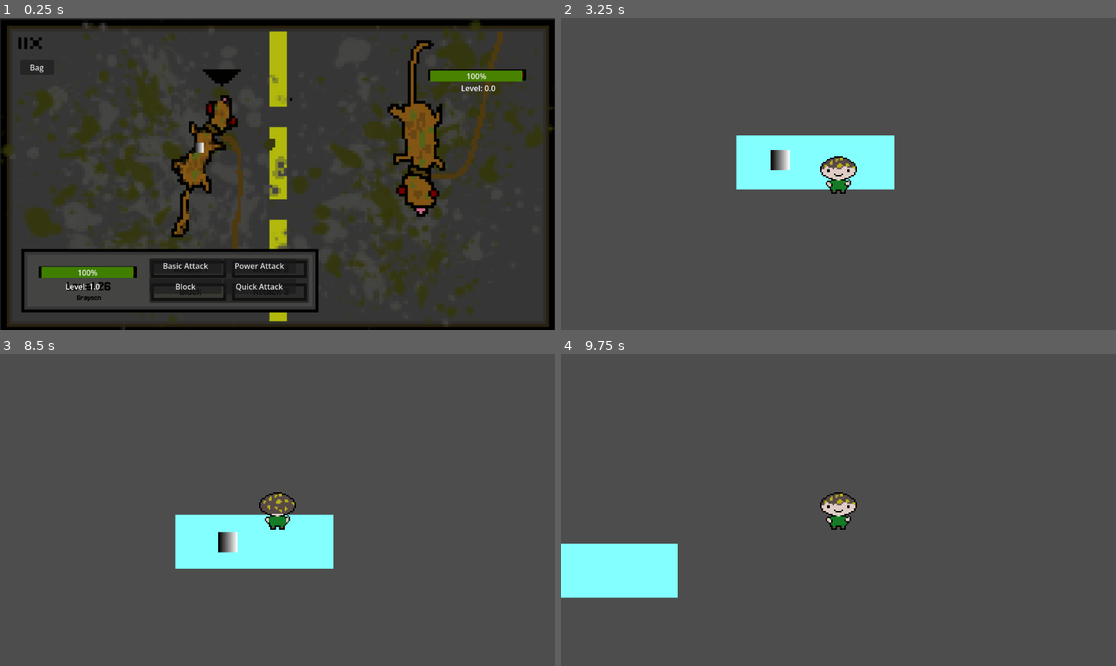
Above: before the commit, frames 1-4 (two rows, left to right).
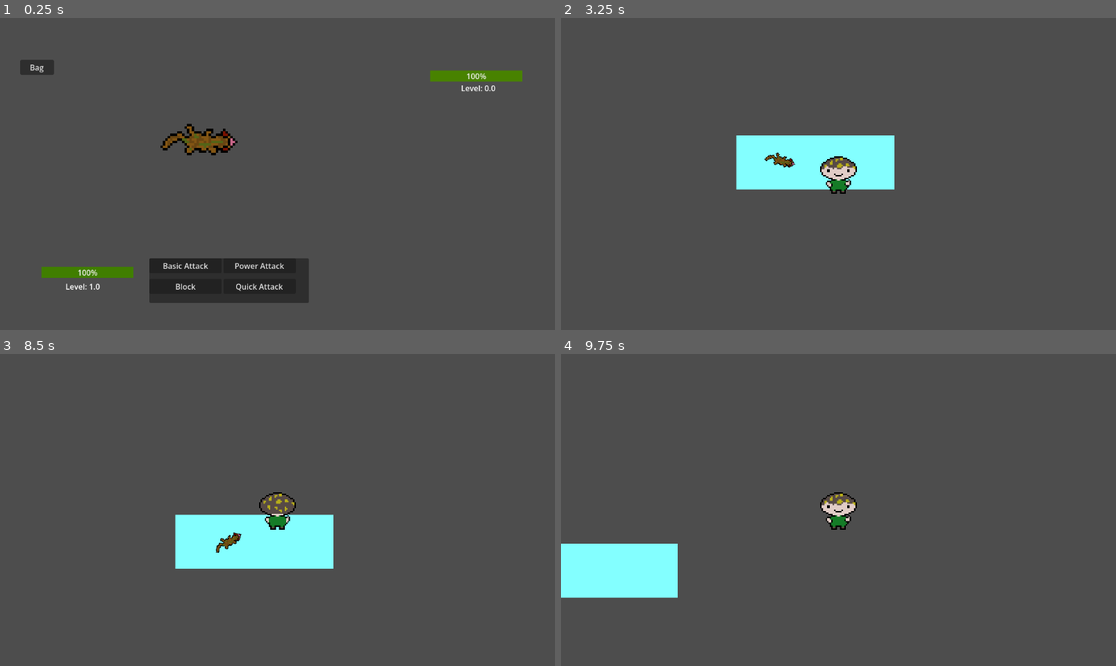
Above: after the commit, the same moments.

Repository: jjoseph-3/digi-game
Game: Godot game, scene res://Scenes/combat_ui.tscn
The game is run twice, just before and just after one commit, with the same random seed, the same clock (stepped at 60 frames per second) and the same inputs. The project has no main scene, so this scene is started directly. The engine's default icon, where the game draws it, is replaced by a stand-in: a white triangle on a blue panel in a dark square.
Inputs:
- Up to frame 1 (0.25 s): no input
- Up to frame 2 (3.25 s): click "Basic Attack" at 0.5 s; click "Block" at 1.25 s; tap Enter at 2 s; hold Right (ui_right) 2.03-2.78 s; hold Down (ui_down) from 2.78 s (still down)
- Up to frame 3 (8.5 s): release Down (ui_down) at 3.53 s; hold Right (ui_right) 3.53-4.28 s; hold Up (ui_up) 4.28-5.03 s; hold Left (ui_left) 5.03-6.53 s; hold Down (ui_down) 6.53-7.28 s; hold Right (ui_right) 7.28-8.03 s; hold Up (ui_up) from 8.03 s (still down)
- Up to frame 4 (9.75 s): release Up (ui_up) at 8.78 s; hold Right (ui_right) 8.78-9.53 s; hold Down (ui_down) from 9.53 s (still down)

The runs differ from the first frame. In frame 1, 42% of the frame differs, in the area x 0-100%, y 0-100%; in frame 2, 0.3%; in frame 3, 0.3%; in frame 4, nothing differs.

Commit message:
rat sprites

Diff:
--- a/main-game/Scenes/Johovian_rat.tscn
+++ b/main-game/Scenes/Johovian_rat.tscn
@@ -1,11 +1,8 @@
 [gd_scene format=3 uid="uid://bxfa6qt5n5dr"]
 
-[sub_resource type="Gradient" id="Gradient_w1m33"]
-
-[sub_resource type="GradientTexture1D" id="GradientTexture1D_w4qep"]
-gradient = SubResource("Gradient_w1m33")
-width = 20
+[ext_resource type="Texture2D" uid="uid://b6p2mvjjwxqu2" path="res://johovian.png" id="1_w4qep"]
 
 [node name="Sprite2D" type="Sprite2D" unique_id=1926953989]
-scale = Vector2(1, 21)
-texture = SubResource("GradientTexture1D_w4qep")
+position = Vector2(0, 3.0000005)
+rotation = 1.5754753
+texture = ExtResource("1_w4qep")
--- a/main-game/Scenes/Kartarian_rat.tscn
+++ b/main-game/Scenes/Kartarian_rat.tscn
@@ -1,13 +1,8 @@
 [gd_scene format=3 uid="uid://cpc2jnhpnofqn"]
 
-[sub_resource type="Gradient" id="Gradient_toi4q"]
-offsets = PackedFloat32Array(0, 0.99375, 1)
-colors = PackedColorArray(0.7539986, 0.26127663, 0, 1, 0.51875, 0.51875, 0.51875, 1, 1, 1, 1, 1)
-
-[sub_resource type="GradientTexture1D" id="GradientTexture1D_pfjvq"]
-gradient = SubResource("Gradient_toi4q")
-width = 20
+[ext_resource type="Texture2D" uid="uid://cglarmevqfc0c" path="res://karartian.png" id="1_pfjvq"]
 
 [node name="Sprite2D" type="Sprite2D" unique_id=815725108]
-scale = Vector2(1, 20.5)
-texture = SubResource("GradientTexture1D_pfjvq")
+position = Vector2(-1.1175871e-08, 3)
+rotation = 1.6068543
+texture = ExtResource("1_pfjvq")
--- a/main-game/Scenes/Wild_rat.tscn
+++ b/main-game/Scenes/Wild_rat.tscn
@@ -5,9 +5,10 @@
 [ext_resource type="PackedScene" uid="uid://cpc2jnhpnofqn" path="res://Scenes/Kartarian_rat.tscn" id="3_eii04"]
 
 [sub_resource type="RectangleShape2D" id="RectangleShape2D_bvg84"]
+size = Vector2(20, 8)
 
 [sub_resource type="RectangleShape2D" id="RectangleShape2D_wi47e"]
-size = Vector2(26, 28)
+size = Vector2(26, 11)
 
 [node name="CharacterBody2D" type="CharacterBody2D" unique_id=182547946 groups=["wild_rat"]]
 script = ExtResource("1_wi47e")
--- a/main-game/Scenes/combat_ui.tscn
+++ b/main-game/Scenes/combat_ui.tscn
@@ -1,6 +1,5 @@
 [gd_scene format=3 uid="uid://57nhcfpxukm0"]
 
-[ext_resource type="Texture2D" uid="uid://cb65dd40ckl3a" path="res://Screenshot 2026-05-20 073607.png" id="1_2dvei"]
 [ext_resource type="Script" uid="uid://73ac3ocget81" path="res://Scripts/combat_ui.gd" id="1_4s1nj"]
 [ext_resource type="PackedScene" uid="uid://bxfa6qt5n5dr" path="res://Scenes/Johovian_rat.tscn" id="2_oemdt"]
 [ext_resource type="PackedScene" uid="uid://cpc2jnhpnofqn" path="res://Scenes/Kartarian_rat.tscn" id="3_8xikn"]
@@ -35,11 +34,6 @@
 enemy_scene = ExtResource("3_oemdt")
 current_rat_level = NodePath("Label2")
 enemy_rat_level = NodePath("Label")
-
-[node name="Screenshot20260520073607" type="Sprite2D" parent="." unique_id=149493523]
-position = Vector2(577.25, 326.5)
-scale = Vector2(0.99012876, 0.9954128)
-texture = ExtResource("1_2dvei")
 
 [node name="Label2" type="Label" parent="." unique_id=879825671]
 layout_mode = 0
--- a/main-game/Scripts/combat_ui.gd
+++ b/main-game/Scripts/combat_ui.gd
@@ -42,15 +42,18 @@
 
 	if Global.lead_rat == "Johovian":
 		var player_sprite = johovian_sprite_scene.instantiate()
+		player_sprite.scale = Vector2(5, 5)
 		player_sprite.global_position = player_spawn.global_position
 		add_child(player_sprite)
 
 	elif Global.lead_rat == "Kartarian":
 		var player_sprite = kartarian_sprite_scene.instantiate()
+		player_sprite.scale = Vector2(5, 5)
 		player_sprite.global_position = player_spawn.global_position
 		add_child(player_sprite)
 
 	var enemy_sprite = enemy_scene.instantiate()
+	enemy_sprite.scale = Vector2(8, 8)
 	enemy_sprite.global_position = enemy_spawn.global_position
 	add_child(enemy_sprite)
 	#spawns enemy and player sprites
--- a/main-game/Scripts/wild_rat.gd
+++ b/main-game/Scripts/wild_rat.gd
@@ -51,7 +51,11 @@
 
 # Called every frame. 'delta' is the elapsed time since the previous frame.
 func _process(delta: float) -> void:
-	pass
+	if get_parent().name == "Level":
+		look_at(Player_auto.global_position)
+
+	elif get_parent().name == "Combat":
+		look_at(get_tree().current_scene.player_spawn.global_position)
 
 func despawn() -> void:
 	queue_free()
Binary file added: main-game/johovian.png
Not shown, added: main-game/johovian.png.import
Binary file added: main-game/karartian.png
Not shown, added: main-game/karartian.png.import
Not shown, added: main-game/rat in game.png.kra
